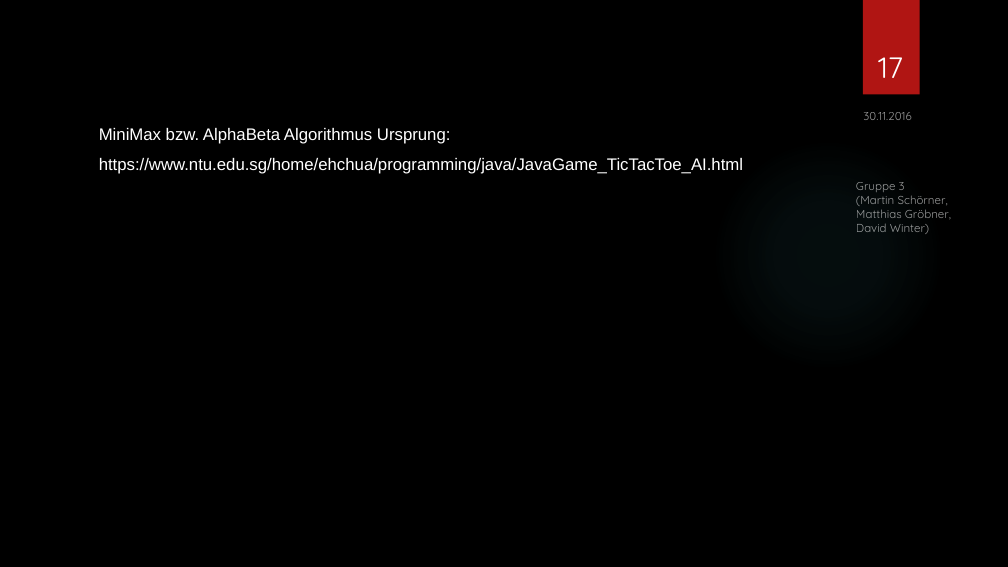
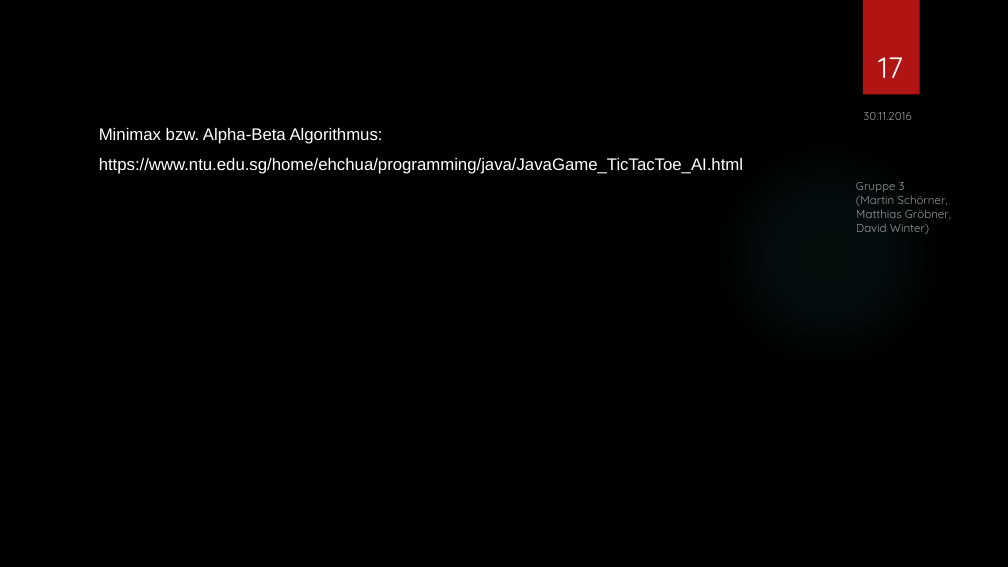
Before and after one commit to SOAS-Uni-Augsburg/ws16-17-group-03, a slide deck: slide 17 of Blatt-06/Präsentation.pptx. Drawn at 1008x567 pixels with LibreOffice and Linux fonts; fonts in the diff are those of the drawing; background and template pictures are left out. Boxes give left, top, right and bottom in pixels: in the first picture for what was removed or moved away, otherwise in the second. Text is boxed around its words. In the diff, an @@ line names an element or a change of style, - is before the commit and + after.

```diff
--- a/Blatt-06/Präsentation.pptx
+++ b/Blatt-06/Präsentation.pptx
@@ text at <box>99,128,383,144</box>: text changed @@
-MiniMax bzw. AlphaBeta Algorithmus Ursprung:
+Minimax bzw. Alpha-Beta Algorithmus:
```
Also in this commit, not shown: 8 other slides changed, 1 slide added, 1 slide removed.
